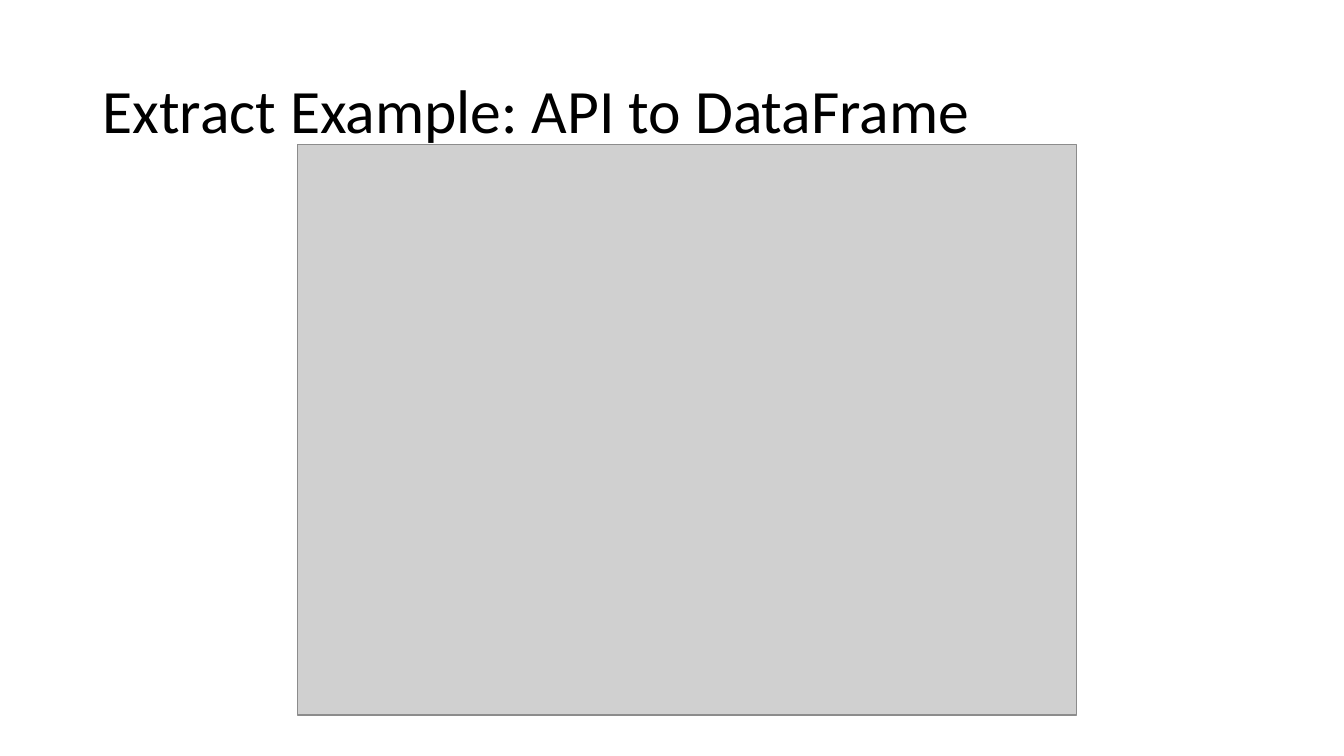
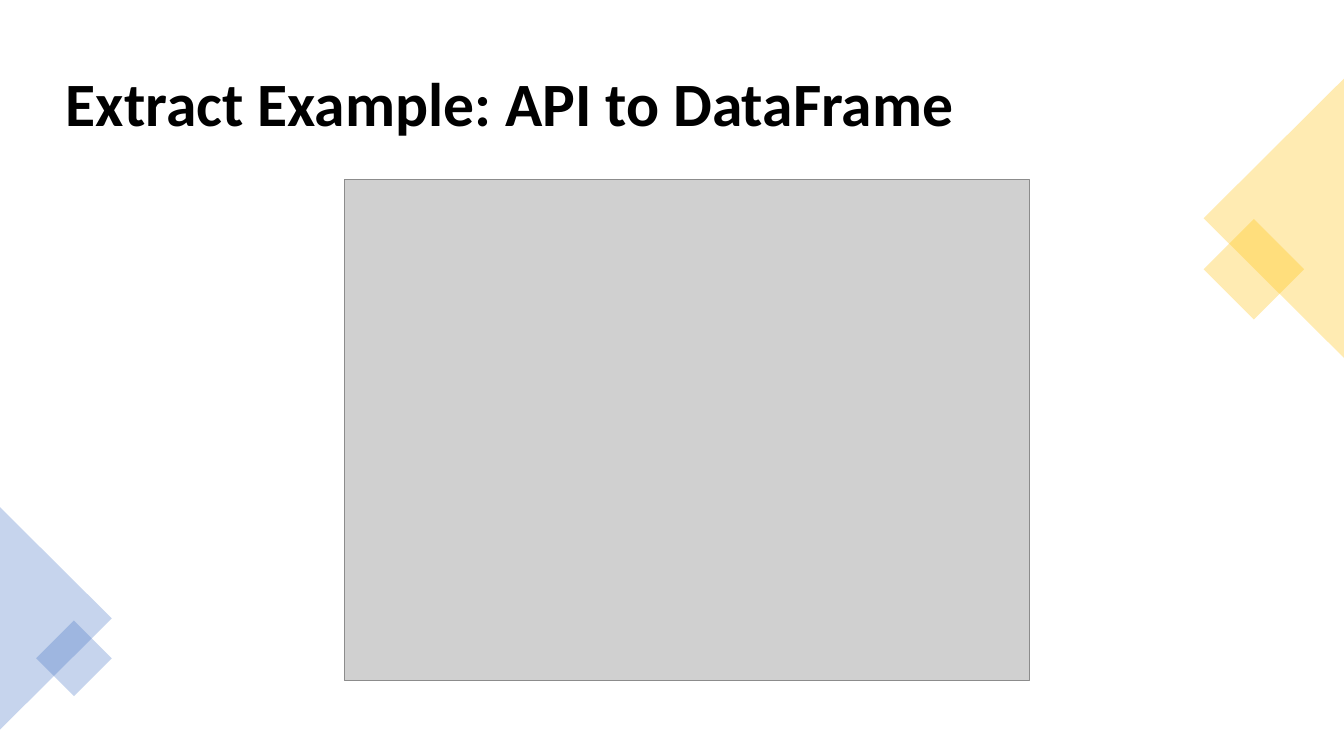
Before and after one commit to V-Villagomez/ETL-Stock-Trends, a slide deck: slide 5 of diagrams/Stock Trends ETL Process.pptx (slide 2 before the commit). Drawn at 1344x756 pixels with LibreOffice and Linux fonts; fonts in the diff are those of the drawing; grey boxes stand for pictures. Boxes give left, top, right and bottom in pixels: in the first picture for what was removed or moved away, otherwise in the second. Text is boxed around its words. In the diff, an @@ line names an element or a change of style, - is before the commit and + after.

```diff
--- a/diagrams/Stock Trends ETL Process.pptx
+++ b/diagrams/Stock Trends ETL Process.pptx
@@ text "Extract Example: API to DataFrame": place and size @@
-text "Extract Example: API to DataFrame" at box(102, 90, 969, 148)
+text "Extract Example: API to DataFrame" at box(66, 82, 953, 136)
@@ text "Extract Example: API to DataFrame" at box(66, 82, 953, 136): bold on @@
@@ triangle added at box(1204, 79, 1344, 358), fill #FFC000 at 30% opacity @@
@@ picture: place and size @@
-picture at box(297, 145, 1077, 716)
+picture at box(345, 179, 1029, 681)
@@ rectangle added at box(1204, 219, 1305, 320), fill #FFC000 at 30% opacity @@
@@ triangle added at box(0, 507, 112, 730), fill #4472C4 at 30% opacity @@
@@ rectangle added at box(36, 620, 112, 696), fill #4472C4 at 30% opacity @@
```
Also in this commit, not shown: 3 other slides changed, 7 slides added, 1 other file.
